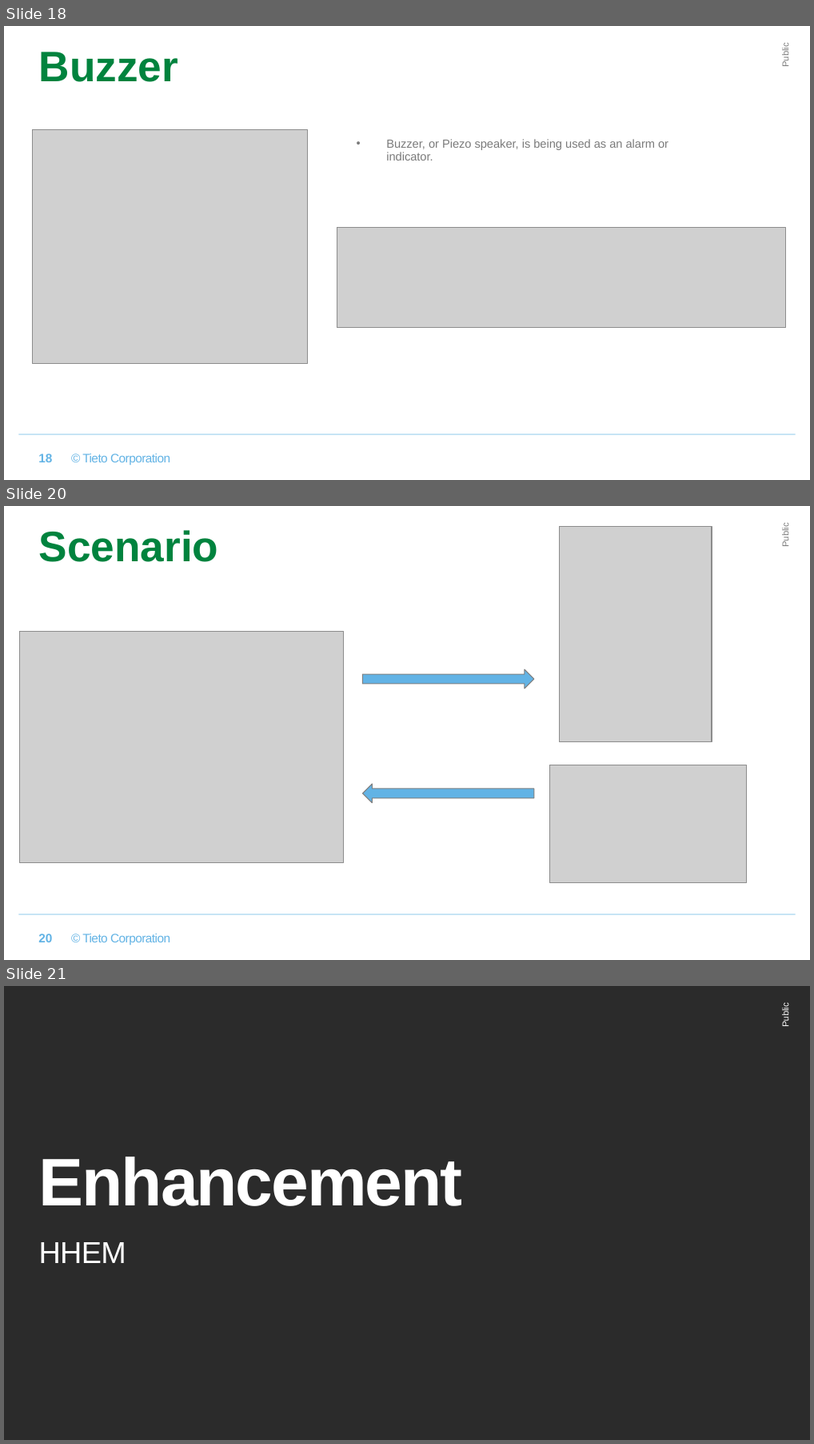
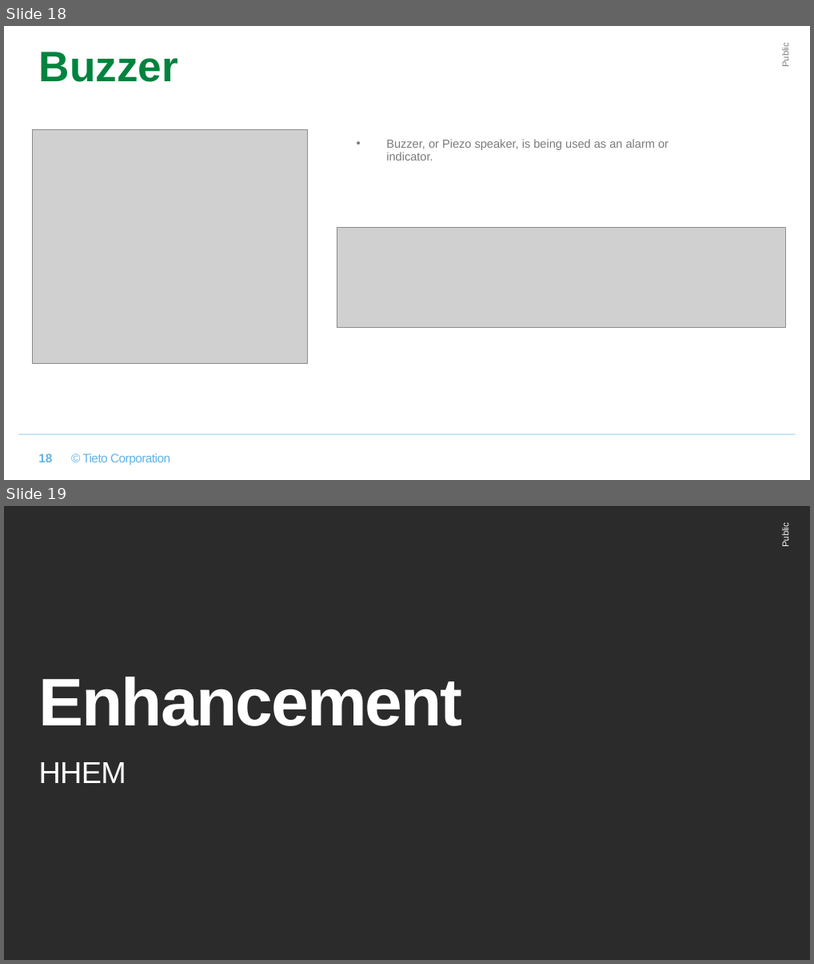
Before and after one commit to xpanhhu/hand-held_environment_monitor, a slide deck: hand-held_environment_monitor_Template.pptx. Shown one above the other, each under a label of ours: slides 18, 20 and 21 before the commit, slides 18 and 19 after it; the slides between them are not shown. The pictures are 814x1444 and 814x964 pixels, drawn with LibreOffice and Linux fonts; fonts in the diff are those of the drawing; grey boxes stand for pictures; background and template pictures are left out; a plain dark background stands for a picture behind light text. Boxes give left, top, right and bottom in pixels: in the first picture for what was removed or moved away, otherwise in the second. Text is boxed around its words. In the diff, an @@ line names an element or a change of style, - is before the commit and + after.

Commit message:
remove scenario ppt add enhancement ppt

```diff
--- a/hand-held_environment_monitor_Template.pptx
+++ b/hand-held_environment_monitor_Template.pptx
@@ slide 20 removed at (4, 506, 810, 960), background #FFFFFF; not listed: 3 template elements that a slide beside it also shows @@
@@ picture removed at (560, 527, 712, 742) @@
@@ title removed at (39, 530, 219, 562) @@
-Scenario
@@ picture removed at (20, 631, 344, 863) @@
@@ right arrow removed at (363, 670, 534, 689) @@
@@ picture removed at (550, 765, 746, 883) @@
@@ left arrow removed at (363, 784, 534, 803) @@
@@ page number removed at (38, 933, 52, 942) @@
-20
@@ what was slide 21 is now slide 19 @@
```
Also in this commit, not shown: 2 slides changed, 1 slide added, 3 other slides removed.
